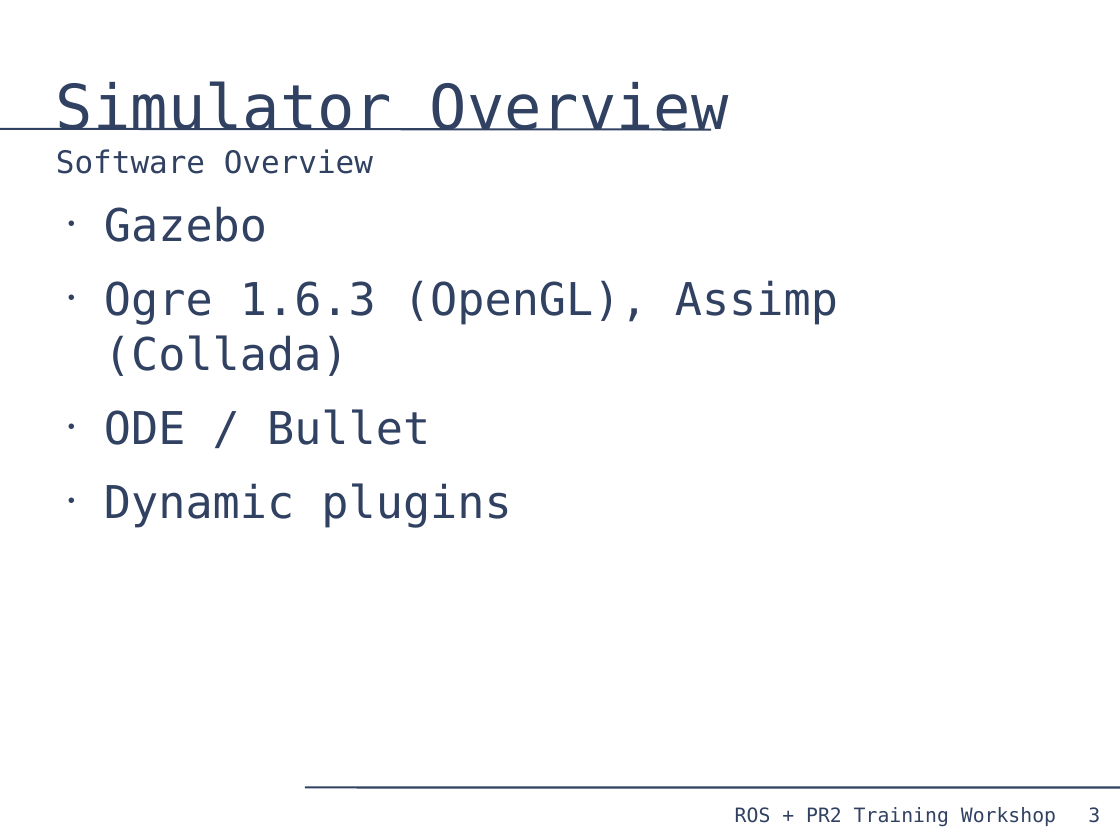
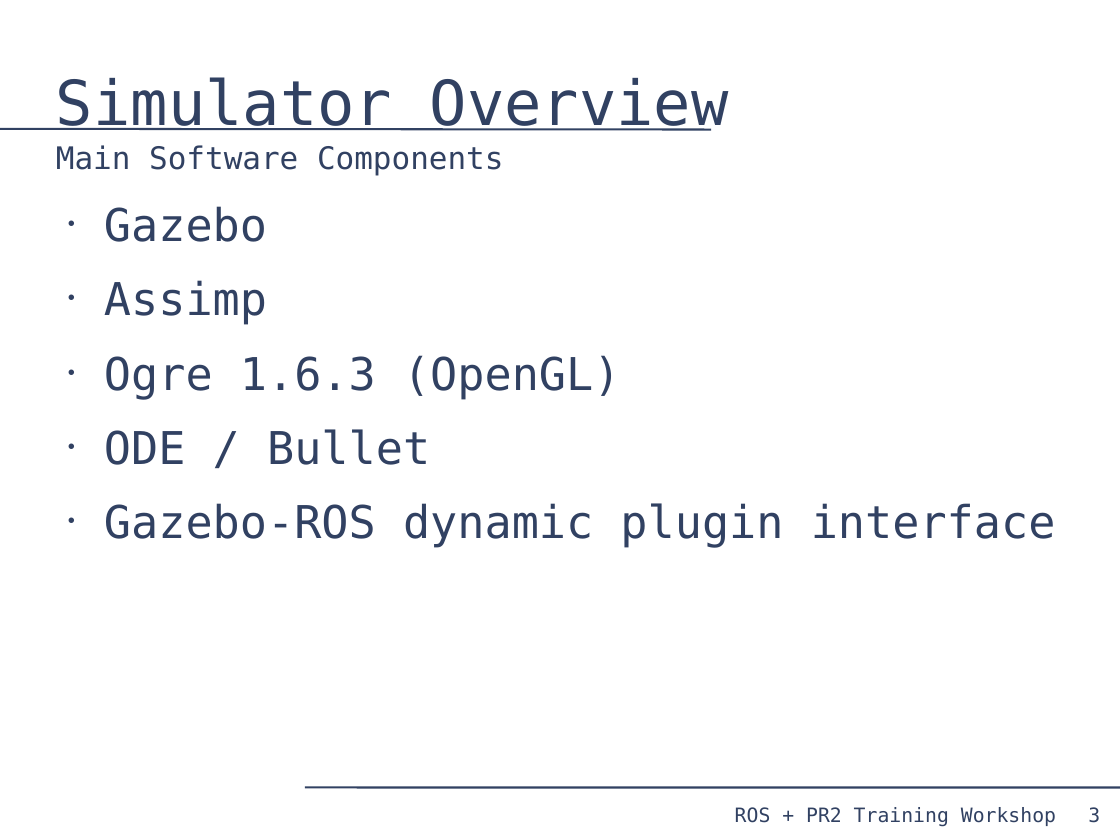
Before and after one commit to PR2/pr2_docs, a slide deck: slide 3 of pr2_training_workshop/simulation/simulation_training_workshop.odp. Drawn at 1120x840 pixels with LibreOffice and Linux fonts; fonts in the diff are those of the drawing. Boxes give left, top, right and bottom in pixels: in the first picture for what was removed or moved away, otherwise in the second. Text is boxed around its words. In the diff, an @@ line names an element or a change of style, - is before the commit and + after.

```diff
--- a/pr2_training_workshop/simulation/simulation_training_workshop.odp
+++ b/pr2_training_workshop/simulation/simulation_training_workshop.odp
@@ title at bbox=[56, 77, 729, 175]: text changed; size 44 to 22 pt @@
-Simulator Overview
-Software Overview
+Simulator Overview
+Main Software Components
@@ text at bbox=[104, 280, 620, 400]: text changed @@
-• Ogre 1.6.3 (OpenGL), Assimp (Collada)
+• Assimp
+• Ogre 1.6.3 (OpenGL)
@@ text at bbox=[104, 503, 1056, 548]: text changed @@
-• Dynamic plugins
+• Gazebo-ROS dynamic plugin interface
```
Also in this commit, not shown: 17 other slides changed, 3 slides added.
